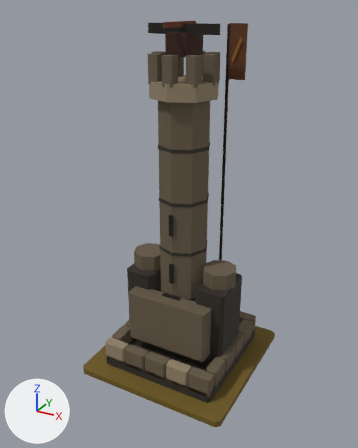
The glTF model art/bastion_t5/bastion_t5.glb: old version first, new version second.
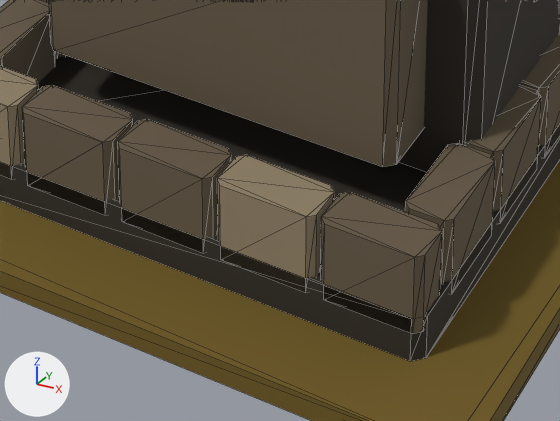
Old and new are each drawn whole from a 50 mm lens placed at (1.73, -3.23, 2.89), pointed at (-0.01, -0.06, 1.3) and again close up on the part from 34% to 67% of the width and 73% to 93% of the height. Every picture has the same lights, and +X, +Y and +Z are marked at lower left. The older version's two pictures come first. The close-ups show mesh edges as thin lines.

Names of what the first close-up shows: 'MMR | bastion | T05 Architecture.001', 'MMR | bastion | T05 Heavy Buttresses.001', 'MMR | bastion | Tier 05 Ground.001'.
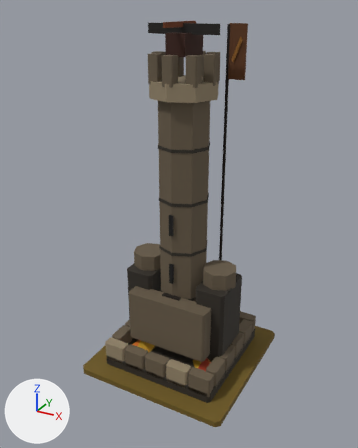
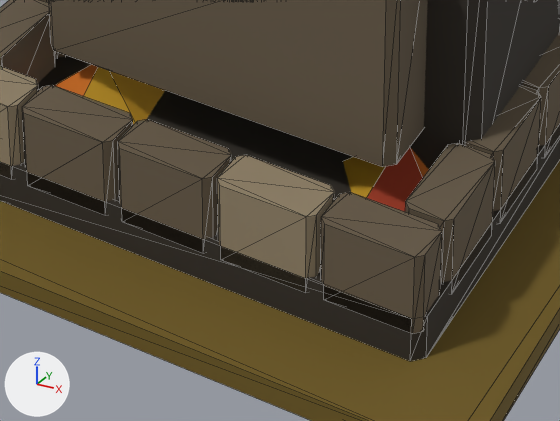
The change in detail:
Mesh me_mmr___bastion___t05_autumn_dressing_001 is new.
It has 24 vertices, 20 faces and spans x -0.409..0.423, y -0.388..0.376, z 0.085..0.185.
It uses material mat_mmr___shared_palette_atlas (picture img_mmr_shared_color_palette_64).
Object 'MMR | bastion | T05 Autumn Dressing.001' (ob_mmr___bastion___t05_autumn_dressing_001) is new; it shows me_mmr___bastion___t05_autumn_dressing_001.
Its location is (0.0, 0.0, 0.05).

Boxes [x1, y1, x2, y2] around the edits, measured in the close-ups (560 x 421 px):
'MMR | bastion | T05 Autumn Dressing.001', added
    after: [54, 64, 429, 212]
